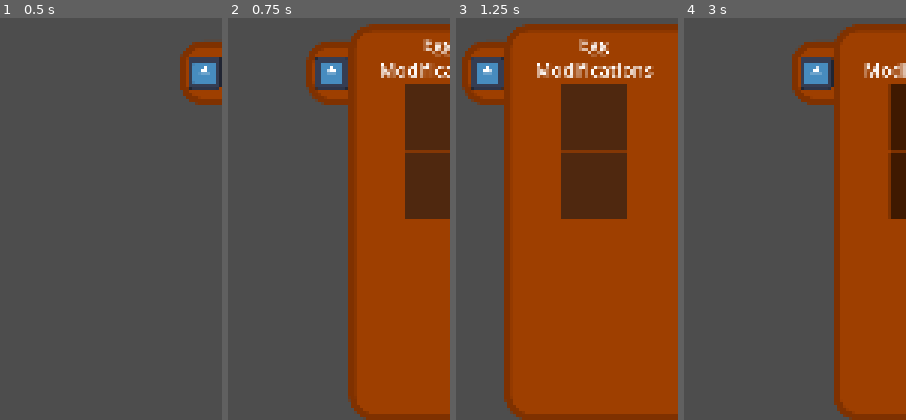
Above: before the commit, frames 1-4 (left to right).
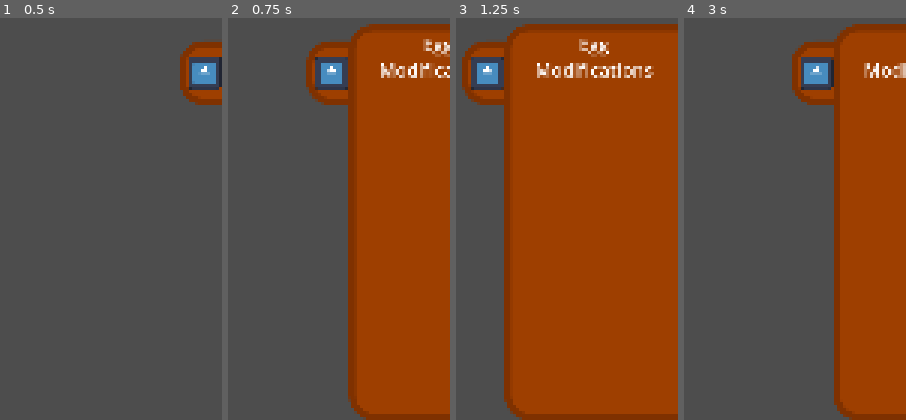
Above: after the commit, the same moments.

Repository: KaratePikachu/egg-drop
Game: Godot game, scene res://ui/modification_menu/modification_menu.tscn
Two runs of this game, one before a commit and one after it. Both use one fixed random seed, a clock stepped at 60 frames per second and the inputs below. The project has no main scene, so this scene is started directly. The engine's default icon, where the game draws it, is replaced by a stand-in: a white triangle on a blue panel in a dark square.
Inputs (mouse positions are in pixels of both pictures, inside the frame that each line leads up to):
- Up to frame 1 (0.5 s): no input
- Up to frame 2 (0.75 s): click (445, 74) at 0.5 s
- Up to frame 3 (1.25 s): no input
- Up to frame 4 (3 s): click (821, 118) at 1.27 s; click (821, 186) at 2.02 s; click (728, 74) at 2.75 s

Frame 1 is identical in both runs. In frame 2, 6.8% of the frame differs, in the area x 79-100%, y 16-50%; in frame 3, 10%, in the area x 47-78%, y 16-50%; in frame 4, 2.7%.

Commit message:
toggle visibility based on available buttons

Diff:
--- a/level/level.gd
+++ b/level/level.gd
@@ -1,3 +1,4 @@
+@tool
 extends Node2D
 class_name Level
 
@@ -10,12 +11,10 @@
 static var levels : Array[String]
 @export var level_number : int
 
-func _ready() -> void:
-	pass
+@onready var mod_menu : ModificationMenu = $CanvasLayer/ModificationMenu
+#func _ready() -> void:
 
 
-func _process(delta: float) -> void:
-	print(active_modifications)
 
 #region Changing Active Modifications
 static func add_mod(modification : Modification) -> void:
--- a/level/level.tscn
+++ b/level/level.tscn
@@ -2,6 +2,7 @@
 
 [ext_resource type="Script" uid="uid://blbqh1gyvgsq2" path="res://level/level.gd" id="1_7lnir"]
 [ext_resource type="PackedScene" uid="uid://xwnwd7qpbs56" path="res://ui/modification_menu/modification_menu.tscn" id="2_5gx2l"]
+[ext_resource type="Script" uid="uid://cylr504fygfq5" path="res://modifications/modification.gd" id="2_qohg2"]
 
 [sub_resource type="RectangleShape2D" id="RectangleShape2D_7lnir"]
 size = Vector2(556, 40)
@@ -29,3 +30,4 @@
 [node name="CanvasLayer" type="CanvasLayer" parent="." unique_id=1883544062]
 
 [node name="ModificationMenu" parent="CanvasLayer" unique_id=961803805 instance=ExtResource("2_5gx2l")]
+available_mods = Array[ExtResource("2_qohg2")]([])
--- /dev/null
+++ b/level/levels/level_1.tscn
@@ -0,0 +1,11 @@
+[gd_scene format=3 uid="uid://fklg2v7t4c1x"]
+
+[ext_resource type="PackedScene" uid="uid://cpg0ctscpw0h5" path="res://level/level.tscn" id="1_roo1r"]
+[ext_resource type="Script" uid="uid://cylr504fygfq5" path="res://modifications/modification.gd" id="2_35gx7"]
+[ext_resource type="Resource" uid="uid://b36e0deyggd1c" path="res://modifications/parachute.tres" id="3_wg4fv"]
+
+[node name="Level1" unique_id=1976594912 instance=ExtResource("1_roo1r")]
+level_number = 1
+
+[node name="ModificationMenu" parent="CanvasLayer" parent_id_path=PackedInt32Array(1883544062) index="0" unique_id=961803805]
+available_mods = Array[ExtResource("2_35gx7")]([ExtResource("3_wg4fv")])
--- a/ui/modification_menu/modification_button.gd
+++ b/ui/modification_menu/modification_button.gd
@@ -1,6 +1,11 @@
+@tool
 extends Button
+class_name ModificationButton
 
-@export var modification : Modification
+@export var modification : Modification:
+	set(val):
+		modification = val
+		visible = modification != null
 
 
 func _on_toggled(toggled_on: bool) -> void:
--- a/ui/modification_menu/modification_menu.gd
+++ b/ui/modification_menu/modification_menu.gd
@@ -1,10 +1,26 @@
+@tool
 extends Control
 class_name ModificationMenu
 
+@export var available_mods : Array[Modification]:
+	set(val):
+		available_mods = val
+		_reload_available_mods()
+
 @onready var animation_player : AnimationPlayer = $AnimationPlayer
+@onready var grid_container : GridContainer = $SlidingArea/Panel/MarginContainer/VBoxContainer/Modifications
 
 func _on_button_toggled(toggled_on: bool) -> void:
 	if toggled_on:
 		animation_player.play("show",0.1)
 	else:
 		animation_player.play("hide",0.1)
+
+func _reload_available_mods() -> void:
+	var mod_buttons : Array[Node] = grid_container.get_children()
+	for i : int in grid_container.get_child_count():
+		var mb : ModificationButton = mod_buttons[i]
+		if i < available_mods.size():
+			mb.modification = available_mods[i]
+		else:
+			mb.modification = null
--- a/ui/modification_menu/modification_menu.tscn
+++ b/ui/modification_menu/modification_menu.tscn
@@ -3,8 +3,6 @@
 [ext_resource type="Texture2D" uid="uid://bq1kxrxmub3qq" path="res://icon.svg" id="1_nihoe"]
 [ext_resource type="Script" uid="uid://natc6t5n5swh" path="res://ui/modification_menu/modification_menu.gd" id="1_sueqx"]
 [ext_resource type="PackedScene" uid="uid://47sdh7xrojlf" path="res://ui/modification_menu/modification_button.tscn" id="3_osh7i"]
-[ext_resource type="Script" uid="uid://cylr504fygfq5" path="res://modifications/modification.gd" id="4_7djve"]
-[ext_resource type="Resource" uid="uid://b36e0deyggd1c" path="res://modifications/parachute.tres" id="5_1bco5"]
 
 [sub_resource type="StyleBoxFlat" id="StyleBoxFlat_7lnir"]
 bg_color = Color(0.61970025, 0.24652845, 0, 1)
@@ -14,10 +12,6 @@
 border_color = Color(0.49803922, 0.19215687, 0, 1)
 corner_radius_top_left = 70
 corner_radius_bottom_left = 70
-
-[sub_resource type="Resource" id="Resource_6rt2e"]
-script = ExtResource("4_7djve")
-metadata/_custom_type_script = "uid://cylr504fygfq5"
 
 [sub_resource type="Animation" id="Animation_osh7i"]
 length = 0.001
@@ -83,6 +77,7 @@
 grow_horizontal = 2
 grow_vertical = 2
 script = ExtResource("1_sueqx")
+available_mods = null
 
 [node name="SlidingArea" type="Control" parent="." unique_id=1819905087]
 layout_mode = 1
@@ -170,18 +165,22 @@
 Modifications"
 horizontal_alignment = 1
 
-[node name="GridContainer" type="GridContainer" parent="SlidingArea/Panel/MarginContainer/VBoxContainer" unique_id=1115105343]
+[node name="Modifications" type="GridContainer" parent="SlidingArea/Panel/MarginContainer/VBoxContainer" unique_id=1115105343]
 layout_mode = 2
 size_flags_horizontal = 4
 size_flags_vertical = 4
 
-[node name="ModificationButton" parent="SlidingArea/Panel/MarginContainer/VBoxContainer/GridContainer" unique_id=1716547921 instance=ExtResource("3_osh7i")]
+[node name="ModificationButton" parent="SlidingArea/Panel/MarginContainer/VBoxContainer/Modifications" unique_id=1716547921 instance=ExtResource("3_osh7i")]
+visible = false
 layout_mode = 2
-modification = SubResource("Resource_6rt2e")
 
-[node name="ModificationButton2" parent="SlidingArea/Panel/MarginContainer/VBoxContainer/GridContainer" unique_id=1236014988 instance=ExtResource("3_osh7i")]
+[node name="ModificationButton2" parent="SlidingArea/Panel/MarginContainer/VBoxContainer/Modifications" unique_id=1236014988 instance=ExtResource("3_osh7i")]
+visible = false
 layout_mode = 2
-modification = ExtResource("5_1bco5")
+
+[node name="ModificationButton3" parent="SlidingArea/Panel/MarginContainer/VBoxContainer/Modifications" unique_id=782207886 instance=ExtResource("3_osh7i")]
+visible = false
+layout_mode = 2
 
 [node name="AnimationPlayer" type="AnimationPlayer" parent="." unique_id=52377448]
 libraries/ = SubResource("AnimationLibrary_osh7i")
